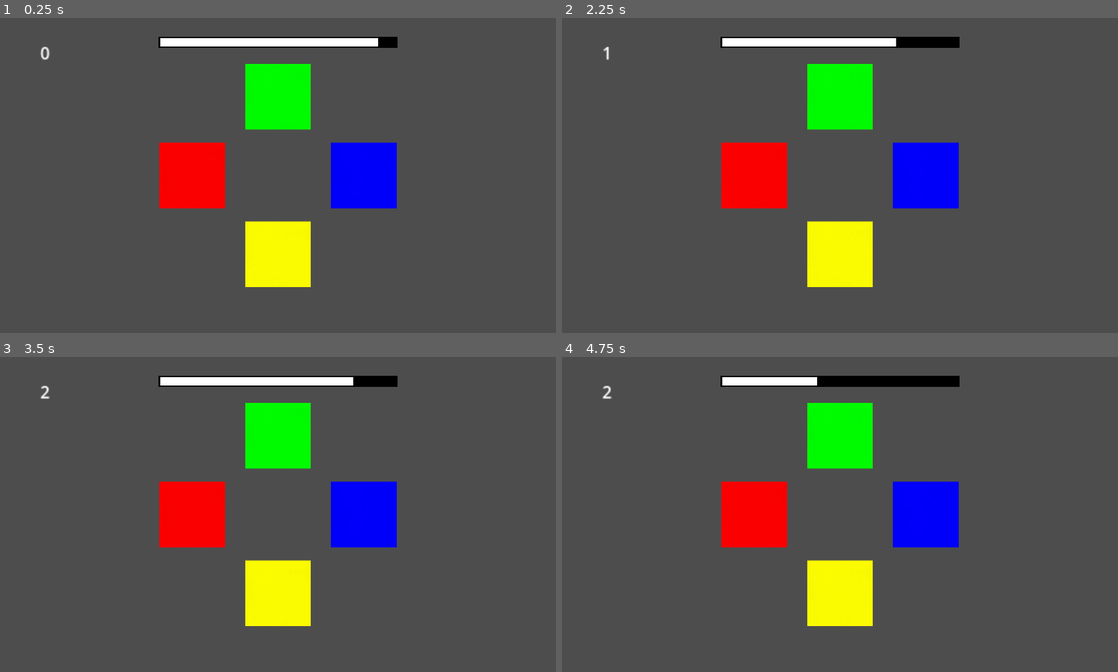
Above: before the commit, frames 1-4 (two rows, left to right).
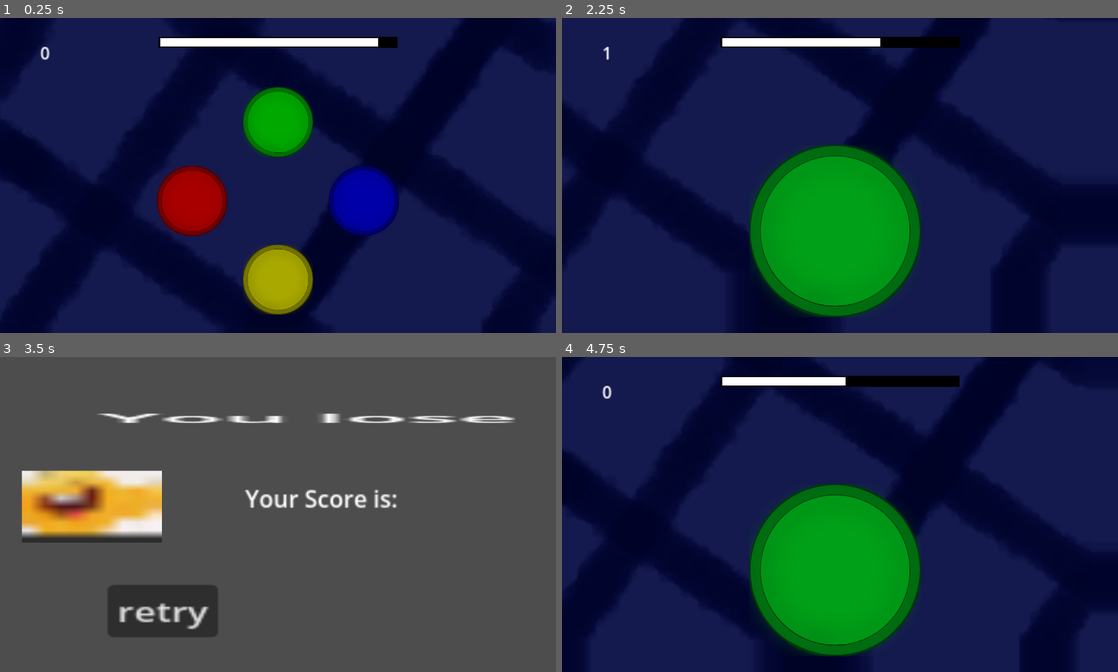
Above: after the commit, the same moments.

Repository: MahmoudElshrif/listen_game
Game: Godot game, scene res://game_manger.tscn
Same seed, same stepped clock (60 frames per second), same inputs: the game is played once before the commit and once after it.
Inputs (mouse positions are in pixels of both pictures, inside the frame that each line leads up to):
- Up to frame 1 (0.25 s): no input
- Up to frame 2 (2.25 s): move the mouse to (962, 159) at 0.52 s; click (962, 159) at 0.6 s; move the mouse to (728, 191) at 1.27 s; click (728, 191) at 1.35 s; move the mouse to (895, 106) at 2.02 s; click (895, 106) at 2.1 s
- Up to frame 3 (3.5 s): move the mouse to (250, 577) at 2.77 s; click (250, 577) at 2.85 s
- Up to frame 4 (4.75 s): click (723, 612) at 3.5 s, where only the run after the commit has a clickable "retry"; move the mouse to (1006, 561) at 4.27 s; click (1006, 561) at 4.35 s

The runs differ from the first frame. In frame 1, 98% of the frame differs, in the area x 0-100%, y 0-100%; in frame 2, 99%; in frame 3, 21%; in frame 4, 99%.

Commit message:
a lot of stuff

Diff:
--- a/button.tscn
+++ b/button.tscn
@@ -1,9 +1,9 @@
 [gd_scene load_steps=3 format=3 uid="uid://dnrcymgd6tkc"]
 
 [ext_resource type="Script" uid="uid://5bpqtomddmqo" path="res://button.gd" id="1_n4tde"]
-[ext_resource type="Texture2D" uid="uid://dsankxc2u63jx" path="res://assets/sprites/white.jpg" id="1_vxja4"]
+[ext_resource type="Texture2D" uid="uid://pojajhpwh3go" path="res://assets/sprites/button.png" id="1_vxja4"]
 
 [node name="Button" type="Sprite2D"]
-scale = Vector2(0.6666666, 0.6666667)
+scale = Vector2(0.3555556, 0.3555556)
 texture = ExtResource("1_vxja4")
 script = ExtResource("1_n4tde")
--- a/game_manger.tscn
+++ b/game_manger.tscn
@@ -1,14 +1,21 @@
-[gd_scene load_steps=3 format=3 uid="uid://dgi7x1eshpt85"]
+[gd_scene load_steps=8 format=3 uid="uid://dgi7x1eshpt85"]
 
+[ext_resource type="Script" uid="uid://b5xbpg2fwtfsj" path="res://games/resources/game_info.gd" id="1_75scw"]
 [ext_resource type="PackedScene" uid="uid://cam8uvm1j1xtt" path="res://timer.tscn" id="1_fnvm8"]
+[ext_resource type="Resource" uid="uid://b57uaj8o8jsud" path="res://games/resources/SimpleColor.tres" id="2_5w8cb"]
+[ext_resource type="Resource" uid="uid://b3cyicqpggtj0" path="res://games/resources/TextColor.tres" id="2_75scw"]
+[ext_resource type="Resource" uid="uid://breynbdkf7v16" path="res://games/resources/DontPress.tres" id="4_05t8k"]
+[ext_resource type="Texture2D" uid="uid://ll7h5qry2vyx" path="res://assets/sprites/bg.png" id="6_colo3"]
 
 [sub_resource type="GDScript" id="GDScript_s16xd"]
 script/source = "extends Node2D
 
-const MINIGAME = preload(\"res://simple_color.tscn\")
+
+@export var games : Array[GameInfo]
 
 var score : int
 var curgame : MiniGame
+var time :float= 3
 
 func _on_mini_game_correct() -> void:
 	print(\"correct\")
@@ -19,14 +26,21 @@
 
 func _on_mini_game_wrong() -> void:
 	print(\"lose\")
-	score = 0
+	get_tree().change_scene_to_file(\"res://lose_screen.tscn\")
 	$Label.text = str(score)
 
 func load_next():
+	var game = games.pick_random()
+	load_level(game)
+
+
+func load_level(game : GameInfo):
 	if(curgame):
 		curgame.queue_free()
-	curgame = MINIGAME.instantiate()
+	curgame = game.game.instantiate()
 	add_child(curgame)
+	time = 3 - (0.5 * int(score / 5))
+	$Timer.start(time * game.timerscale)
 	curgame.correct.connect(_on_mini_game_correct)
 	curgame.wrong.connect(_on_mini_game_wrong)
 
@@ -35,7 +49,8 @@
 
 func _physics_process(delta: float) -> void:
 	$TimerBar.set_timer($Timer.time_left / $Timer.wait_time)
-
+	$Bg.region_rect.position.x += 1
+	$Bg.region_rect.position.y += 1
 
 func _on_timer_timeout() -> void:
 	curgame.timeout()
@@ -43,6 +58,13 @@
 
 [node name="GameManger" type="Node2D"]
 script = SubResource("GDScript_s16xd")
+games = Array[ExtResource("1_75scw")]([ExtResource("2_5w8cb"), ExtResource("2_75scw"), ExtResource("4_05t8k")])
+
+[node name="Bg" type="Sprite2D" parent="."]
+texture = ExtResource("6_colo3")
+centered = false
+region_enabled = true
+region_rect = Rect2(0, 0, 1270, 720)
 
 [node name="Label" type="Label" parent="."]
 offset_left = 92.0
--- /dev/null
+++ b/games/files/color_text.gd
@@ -0,0 +1,22 @@
+extends MiniGame
+
+
+var ids = [0,1,2]
+var colors = ["#FF0000","#00FF00","#0000FF"]
+var voices = ["red","green","blue"]
+var answer :int = 0
+
+func _pressed(id : int):
+	if(id == ids[answer]):
+		correct.emit()
+	else:
+		wrong.emit()
+
+func _ready() -> void:
+	super._ready()
+	ids.shuffle()
+	for i in range(3):
+		$elements.get_children()[i].text = colors[ids[i]]
+		$elements.get_children()[i].id = ids[i]
+	answer = randi_range(0,2)
+	TTSPlayer.play(voices[ids[answer]])
--- /dev/null
+++ b/games/files/color_text.tscn
@@ -0,0 +1,31 @@
+[gd_scene load_steps=3 format=3 uid="uid://bia12tu1l1ot0"]
+
+[ext_resource type="Script" uid="uid://bruvdqtm6gijt" path="res://games/files/color_text.gd" id="1_5xcsw"]
+[ext_resource type="PackedScene" uid="uid://cxne2odanu1mf" path="res://text_button.tscn" id="2_ybibq"]
+
+[node name="ColorText" type="Node2D" node_paths=PackedStringArray("elements")]
+script = ExtResource("1_5xcsw")
+elements = NodePath("elements")
+
+[node name="elements" type="Node2D" parent="."]
+
+[node name="red" parent="elements" instance=ExtResource("2_ybibq")]
+offset_left = 459.0
+offset_top = 257.0
+offset_right = 742.0
+offset_bottom = 345.0
+theme_override_font_sizes/font_size = 64
+
+[node name="green" parent="elements" instance=ExtResource("2_ybibq")]
+offset_left = 769.0
+offset_top = 440.0
+offset_right = 1052.0
+offset_bottom = 528.0
+theme_override_font_sizes/font_size = 64
+
+[node name="blue" parent="elements" instance=ExtResource("2_ybibq")]
+offset_left = 211.0
+offset_top = 436.0
+offset_right = 494.0
+offset_bottom = 524.0
+theme_override_font_sizes/font_size = 64
--- /dev/null
+++ b/games/files/dont_press.gd
@@ -0,0 +1,11 @@
+extends MiniGame
+
+func timeout():
+	correct.emit()
+
+func _pressed(id : int):
+	wrong.emit()
+
+func _ready() -> void:
+	super._ready()
+	TTSPlayer.play("stop")
--- /dev/null
+++ b/games/files/dont_press.tscn
@@ -0,0 +1,15 @@
+[gd_scene load_steps=3 format=3 uid="uid://dnacm3mb5ipk"]
+
+[ext_resource type="Script" uid="uid://bajp1l47lsgqr" path="res://games/files/dont_press.gd" id="1_qd8vv"]
+[ext_resource type="PackedScene" uid="uid://dnrcymgd6tkc" path="res://button.tscn" id="2_4uij4"]
+
+[node name="DontPress" type="Node2D" node_paths=PackedStringArray("elements")]
+script = ExtResource("1_qd8vv")
+elements = NodePath("elements")
+
+[node name="elements" type="Node2D" parent="."]
+
+[node name="Button" parent="elements" instance=ExtResource("2_4uij4")]
+modulate = Color(0, 0.953125, 0.14304201, 1)
+position = Vector2(624, 487)
+scale = Vector2(0.871111, 0.87555563)
--- a/simple_color.tscn
+++ b/games/files/simple_color.tscn
@@ -1,7 +1,7 @@
 [gd_scene load_steps=3 format=3 uid="uid://m3orbid4yh4f"]
 
 [ext_resource type="PackedScene" uid="uid://dnrcymgd6tkc" path="res://button.tscn" id="1_0wh6f"]
-[ext_resource type="Script" uid="uid://bixhchejr35gv" path="res://simple_color.gd" id="1_7hglm"]
+[ext_resource type="Script" uid="uid://bixhchejr35gv" path="res://games/files/simple_color.gd" id="1_7hglm"]
 
 [node name="SimpleColor" type="Node2D" node_paths=PackedStringArray("elements")]
 script = ExtResource("1_7hglm")
@@ -10,13 +10,13 @@
 [node name="elements" type="Node2D" parent="."]
 
 [node name="Button" parent="elements" instance=ExtResource("1_0wh6f")]
-position = Vector2(438.99997, 360.00003)
+position = Vector2(439, 418.0001)
 
 [node name="Button2" parent="elements" instance=ExtResource("1_0wh6f")]
-position = Vector2(635.0001, 179.99995)
+position = Vector2(635.0002, 238)
 
 [node name="Button3" parent="elements" instance=ExtResource("1_0wh6f")]
-position = Vector2(831, 360.00003)
+position = Vector2(831.00006, 418.0001)
 
 [node name="Button4" parent="elements" instance=ExtResource("1_0wh6f")]
-position = Vector2(635, 540)
+position = Vector2(635.00006, 598.00006)
--- /dev/null
+++ b/games/resources/DontPress.tres
@@ -0,0 +1,10 @@
+[gd_resource type="Resource" script_class="GameInfo" load_steps=3 format=3 uid="uid://breynbdkf7v16"]
+
+[ext_resource type="Script" uid="uid://b5xbpg2fwtfsj" path="res://games/resources/game_info.gd" id="1_egkar"]
+[ext_resource type="PackedScene" uid="uid://dnacm3mb5ipk" path="res://games/files/dont_press.tscn" id="1_pvknm"]
+
+[resource]
+script = ExtResource("1_egkar")
+game = ExtResource("1_pvknm")
+timerscale = 0.8
+metadata/_custom_type_script = "uid://b5xbpg2fwtfsj"
--- /dev/null
+++ b/games/resources/SimpleColor.tres
@@ -0,0 +1,9 @@
+[gd_resource type="Resource" script_class="GameInfo" load_steps=3 format=3 uid="uid://b57uaj8o8jsud"]
+
+[ext_resource type="PackedScene" uid="uid://m3orbid4yh4f" path="res://games/files/simple_color.tscn" id="1_nneet"]
+[ext_resource type="Script" uid="uid://b5xbpg2fwtfsj" path="res://games/resources/game_info.gd" id="2_tverj"]
+
+[resource]
+script = ExtResource("2_tverj")
+game = ExtResource("1_nneet")
+metadata/_custom_type_script = "uid://b5xbpg2fwtfsj"
--- /dev/null
+++ b/games/resources/TextColor.tres
@@ -0,0 +1,9 @@
+[gd_resource type="Resource" script_class="GameInfo" load_steps=3 format=3 uid="uid://b3cyicqpggtj0"]
+
+[ext_resource type="PackedScene" uid="uid://bia12tu1l1ot0" path="res://games/files/color_text.tscn" id="1_1wbcr"]
+[ext_resource type="Script" uid="uid://b5xbpg2fwtfsj" path="res://games/resources/game_info.gd" id="1_scp54"]
+
+[resource]
+script = ExtResource("1_scp54")
+game = ExtResource("1_1wbcr")
+metadata/_custom_type_script = "uid://b5xbpg2fwtfsj"
--- /dev/null
+++ b/games/resources/game_info.gd
@@ -0,0 +1,6 @@
+class_name GameInfo
+extends Resource
+
+
+@export var game : PackedScene
+@export var timerscale :float = 1.
--- /dev/null
+++ b/lose_screen.gd
@@ -0,0 +1,7 @@
+extends Node2D
+
+
+
+
+func _on_button_pressed() -> void:
+	get_tree().change_scene_to_file("res://game_manger.tscn")
--- /dev/null
+++ b/lose_screen.tscn
@@ -0,0 +1,38 @@
+[gd_scene load_steps=3 format=3 uid="uid://cdl8s3n0uu3mt"]
+
+[ext_resource type="Texture2D" uid="uid://1tpt4utecpfd" path="res://assets/Screenshot 2026-01-30 233049.png" id="1_cbtnu"]
+[ext_resource type="Script" uid="uid://d0kfaay8qbwdq" path="res://lose_screen.gd" id="1_h3ym8"]
+
+[node name="lose_screen" type="Node2D"]
+script = ExtResource("1_h3ym8")
+
+[node name="Label" type="Label" parent="."]
+offset_left = 225.99997
+offset_top = 119.0
+offset_right = 290.99997
+offset_bottom = 142.0
+scale = Vector2(14.775789, 1.7596396)
+text = "You lose"
+
+[node name="Screenshot20260130233049" type="Sprite2D" parent="."]
+position = Vector2(209.99998, 342)
+scale = Vector2(35.48667, 18.24648)
+texture = ExtResource("1_cbtnu")
+
+[node name="score" type="Label" parent="."]
+offset_left = 560.0
+offset_top = 284.0
+offset_right = 669.0
+offset_bottom = 307.0
+scale = Vector2(3.3514743, 3.3514743)
+text = "Your Score is: "
+
+[node name="Button" type="Button" parent="."]
+offset_left = 245.99997
+offset_top = 521.0
+offset_right = 291.99997
+offset_bottom = 552.0
+scale = Vector2(5.473896, 3.8553514)
+text = "retry"
+
+[connection signal="pressed" from="Button" to="." method="_on_button_pressed"]
--- /dev/null
+++ b/text_button.tscn
@@ -0,0 +1,20 @@
+[gd_scene load_steps=2 format=3 uid="uid://cxne2odanu1mf"]
+
+[sub_resource type="GDScript" id="GDScript_1kcdr"]
+script/source = "extends Label
+
+signal pressed(id : int)
+
+var id : int = -1
+
+func _input(event: InputEvent) -> void:
+	var rect := get_global_rect()
+	if(event.is_action_released(\"mouse\") and rect.has_point(get_global_mouse_position())):
+		pressed.emit(id)
+"
+
+[node name="TextButton" type="Label"]
+theme_override_colors/font_outline_color = Color(0, 0, 0, 1)
+theme_override_constants/outline_size = 5
+text = "TextHere"
+script = SubResource("GDScript_1kcdr")
--- a/timer.gd
+++ b/timer.gd
@@ -2,6 +2,7 @@
 
 var fullsize : float
 var cursize : float
+
 
 func _ready() -> void:
 	fullsize = $bar.size.x
--- a/tts_player.gd
+++ b/tts_player.gd
@@ -6,6 +6,7 @@
 	"yellow" : "res://assets/tts/yellow.mp3",
 	"green" : "res://assets/tts/green.mp3",
 	"blue" : "res://assets/tts/blue.mp3",
+	"stop" : "res://assets/tts/stop.mp3"
 }
 
 func _ready() -> void:
Binary file added: assets/Screenshot 2026-01-30 233049.png
Not shown, added: assets/Screenshot 2026-01-30 233049.png.import
Binary file added: assets/sprites/bg.png
Not shown, added: assets/sprites/bg.png.import
Binary file added: assets/sprites/button.png
Not shown, added: assets/sprites/button.png.import
Not shown, added: assets/tts/stop.mp3.import
Not shown, added: games/files/color_text.gd.uid
Not shown, added: games/files/dont_press.gd.uid
Renamed: simple_color.gd -> games/files/simple_color.gd
Renamed: simple_color.gd.uid -> games/files/simple_color.gd.uid
Not shown, added: games/resources/game_info.gd.uid
(and 3 more such lines)
